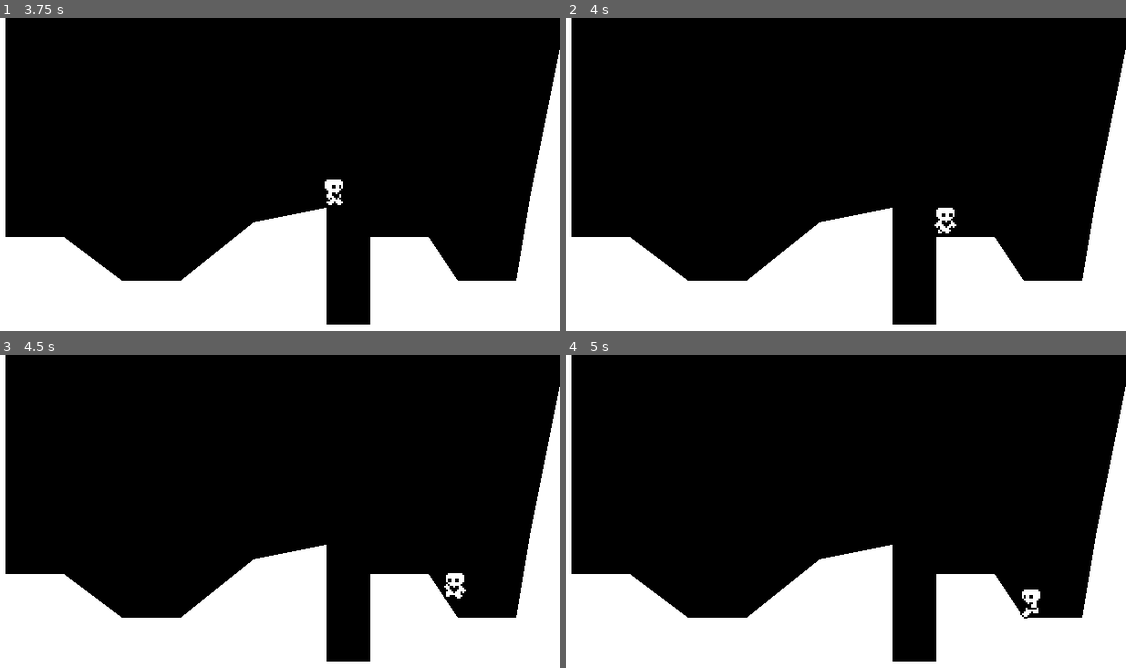
Above: before the commit, frames 1-4 (two rows, left to right).
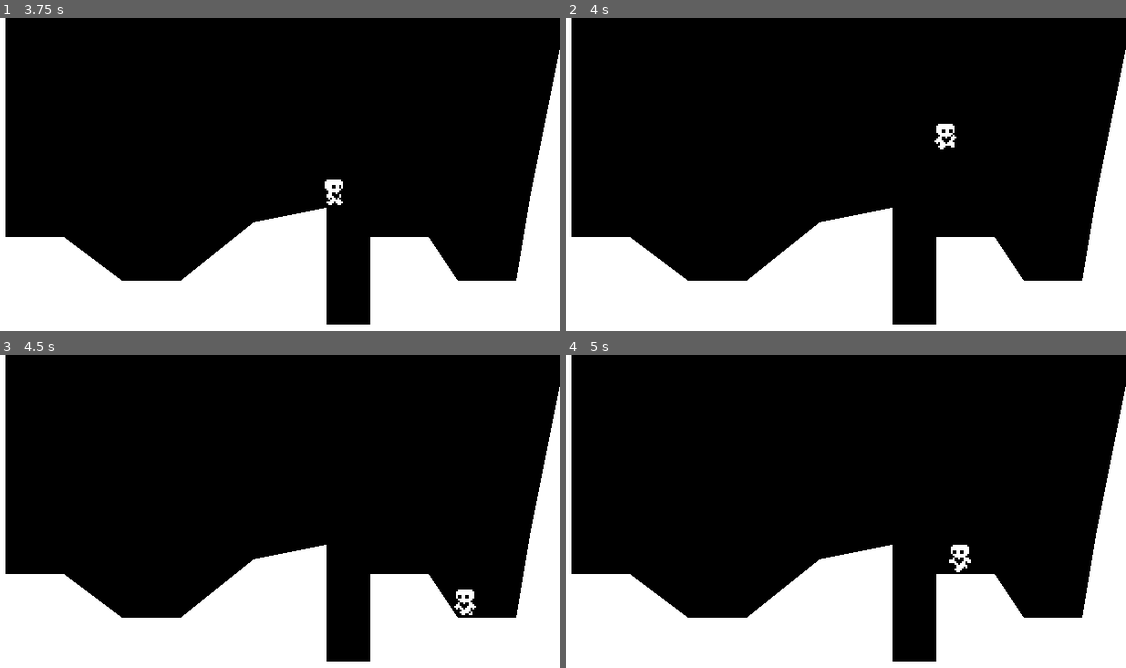
Above: after the commit, the same moments.

Repository: KadirKuruca/GodotPlatformer2D
Game: Godot game, scene res://scenes/world.tscn
Two runs of this game, one before a commit and one after it. Both use one fixed random seed, a clock stepped at 60 frames per second and the inputs below.
Inputs:
- Up to frame 1 (3.75 s): hold Right (ui_right) 0.53-2.03 s; tap Up (ui_up) at 0.77, 1.52, 3.02 s; hold Left (ui_left) 2.03-2.78 s; hold Right (ui_right) from 2.78 s (still down)
- Up to frame 2 (4 s): keep holding Right (ui_right); tap Up (ui_up) at 3.77 s
- Up to frame 3 (4.5 s): release Right (ui_right) at 4.28 s; hold Left (ui_left) from 4.28 s (still down)
- Up to frame 4 (5 s): keep holding Left (ui_left); tap Up (ui_up) at 4.52 s

Frame 1 is identical in both runs. In frame 2, 0.4% of the frame differs, in the area x 65-70%, y 33-69%; in frame 3, 0.3%; in frame 4, 0.4%.

Commit message:
Implement coyote jump

Diff:
--- a/scenes/player.gd
+++ b/scenes/player.gd
@@ -6,6 +6,7 @@
 const JUMP_VELOCITY = -300.0
 
 @onready var animated_sprite_2d = $AnimatedSprite2D
+@onready var coyote_jump_timer = $CoyoteJumpTimer
 var gravity = ProjectSettings.get_setting("physics/2d/default_gravity")
 
 func _physics_process(delta):
@@ -18,17 +19,21 @@
 	else:
 		velocity.x = move_toward(velocity.x, 0, FRICTION * delta)
 	update_animations(input_axis)
+	var was_on_floor = is_on_floor()
 	move_and_slide()
+	var just_left_ledge = was_on_floor and not is_on_floor() and velocity.y >= 0
+	if just_left_ledge:
+		coyote_jump_timer.start()
 
 func apply_gravity(delta):
 	if not is_on_floor():
 		velocity.y += gravity * delta
 
 func handle_jump():
-	if is_on_floor():
+	if is_on_floor() or coyote_jump_timer.time_left > 0.0:
 		if Input.is_action_just_pressed("ui_up"):
 			velocity.y = JUMP_VELOCITY
-	else:
+	if not is_on_floor():
 		if Input.is_action_just_released("ui_up") and velocity.y < JUMP_VELOCITY / 2:
 			velocity.y = JUMP_VELOCITY / 2
 
--- a/scenes/player.tscn
+++ b/scenes/player.tscn
@@ -97,3 +97,7 @@
 animation = &"run"
 frame = 5
 frame_progress = 0.149649
+
+[node name="CoyoteJumpTimer" type="Timer" parent="."]
+wait_time = 0.1
+one_shot = true
